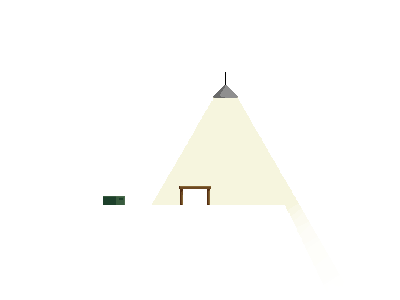
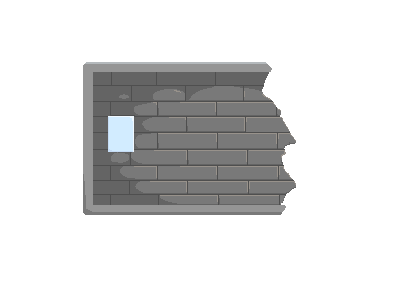
Layers edited between the first and the second w=400, h=300 image:
removed layer "Layer 5" (was 44%) over [83, 62, 339, 283]
removed layer "Layer 6" over [83, 62, 339, 283]
removed layer "Layer 4" over [83, 62, 339, 283]
showed "Layer 2", painted on it over [83, 62, 339, 283]
showed "Layer 8" over [83, 62, 339, 283]
showed "Layer 3", painted on it over [83, 62, 339, 283]
